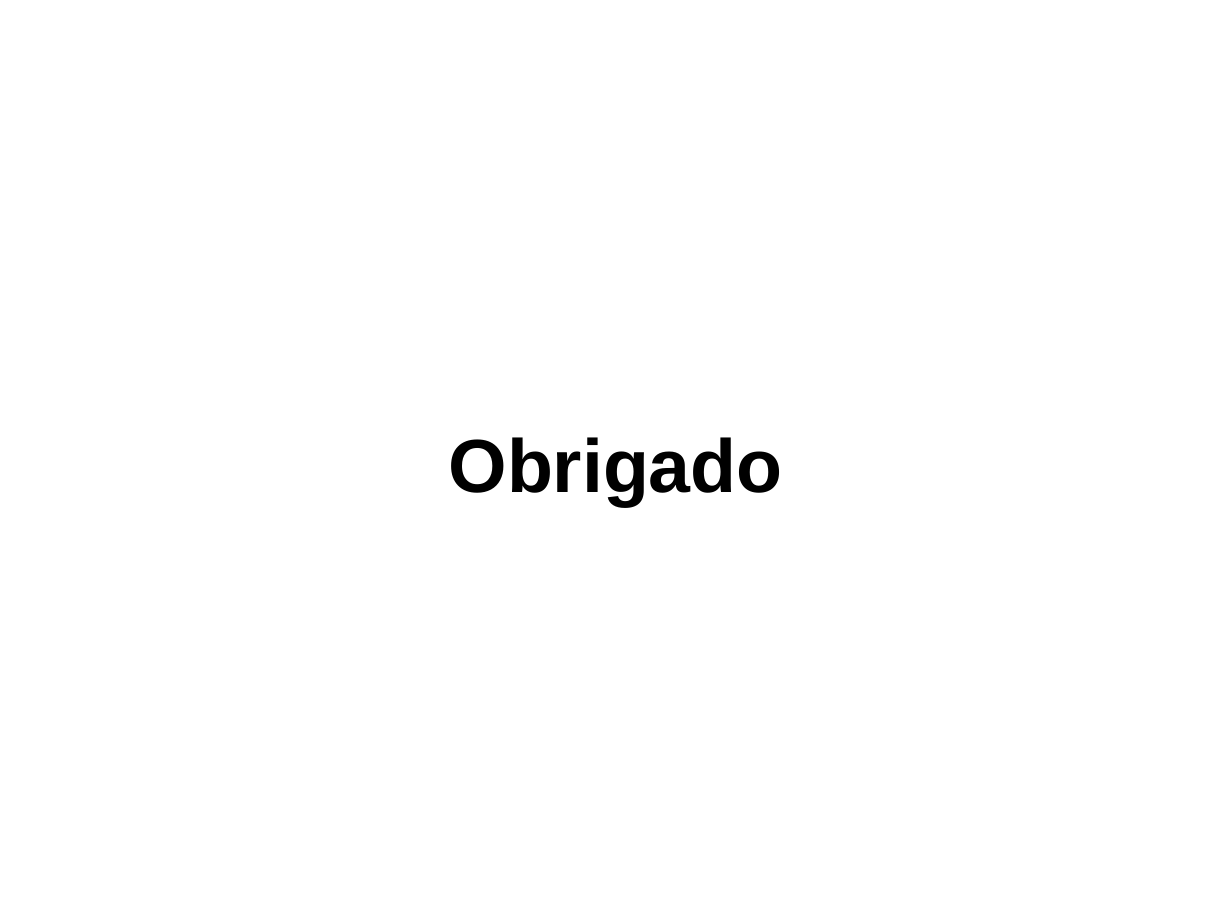
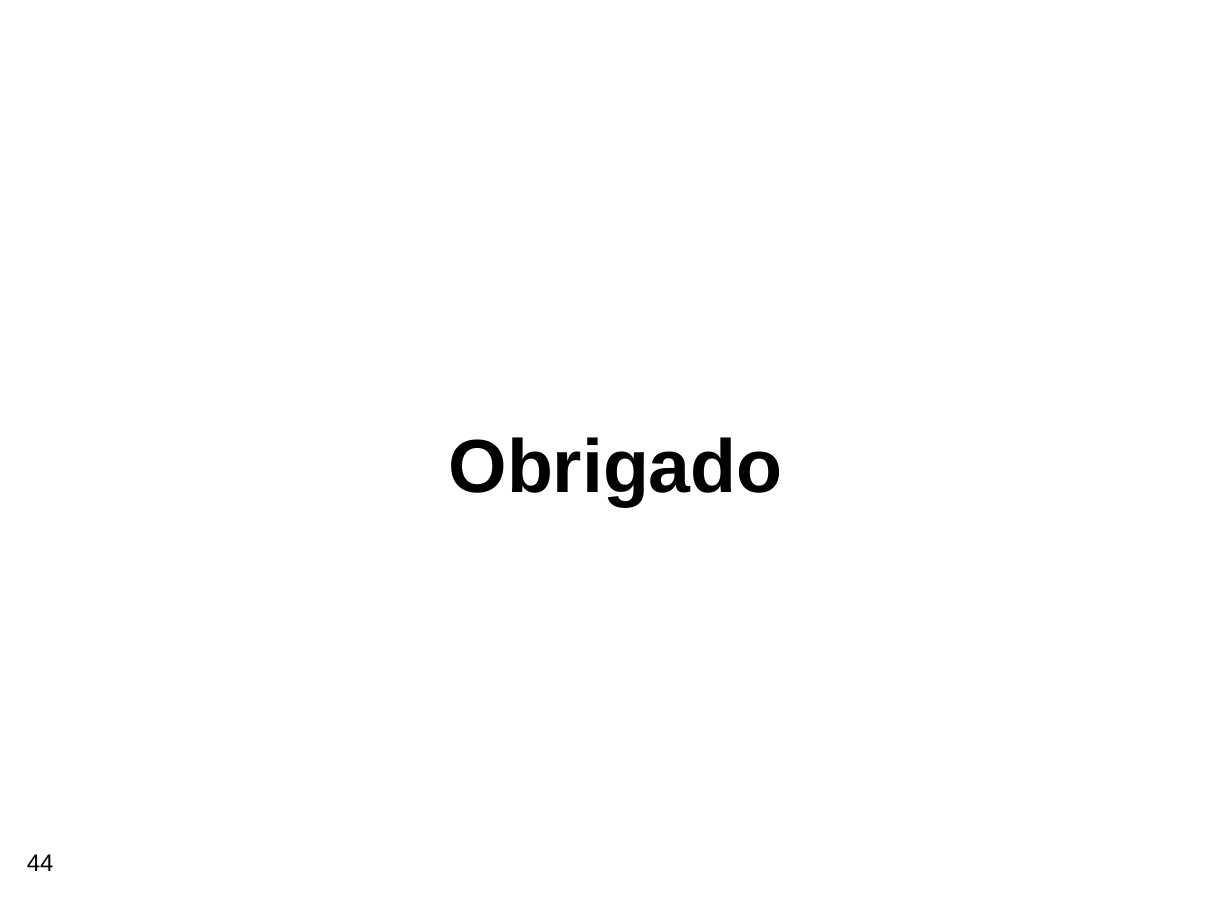
Before and after one commit to gustavobruder/furb-bcc-tcc-2026, a slide deck: slide 44 of Documentos/Apresentacao-TCC-BCC-GustavoBaroniBruder.pptx (slide 31 before the commit). Drawn at 1232x924 pixels with LibreOffice and Linux fonts; fonts in the diff are those of the drawing; background and template pictures are left out. Boxes give left, top, right and bottom in pixels: in the first picture for what was removed or moved away, otherwise in the second. Text is boxed around its words. In the diff, an @@ line names an element or a change of style, - is before the commit and + after.

```diff
--- a/Documentos/Apresentacao-TCC-BCC-GustavoBaroniBruder.pptx
+++ b/Documentos/Apresentacao-TCC-BCC-GustavoBaroniBruder.pptx
@@ page number added at [27,854,54,871], 14 pt, text #000000 @@
+44
```
Also in this commit, not shown: 27 other slides changed, 16 slides added, 3 slides removed, 1 other file.
